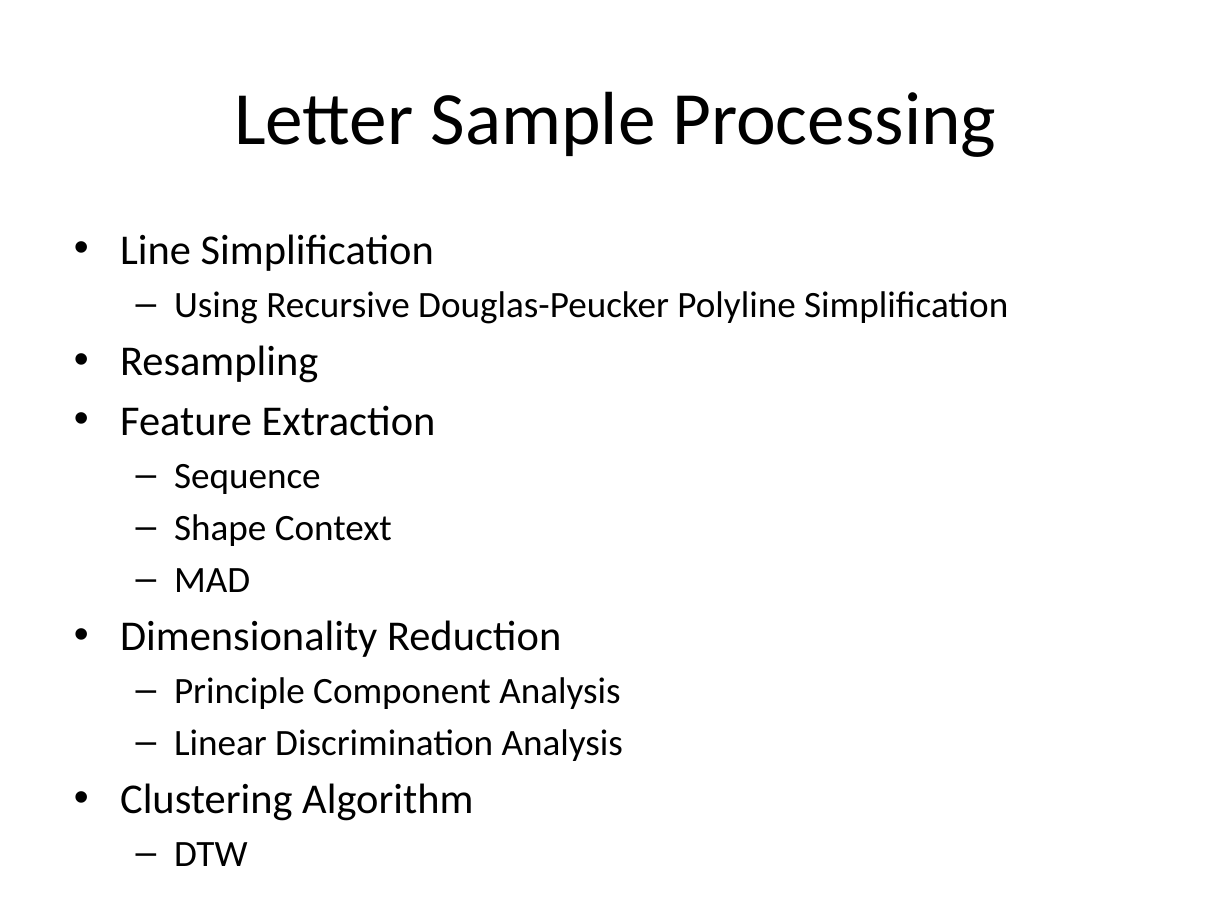
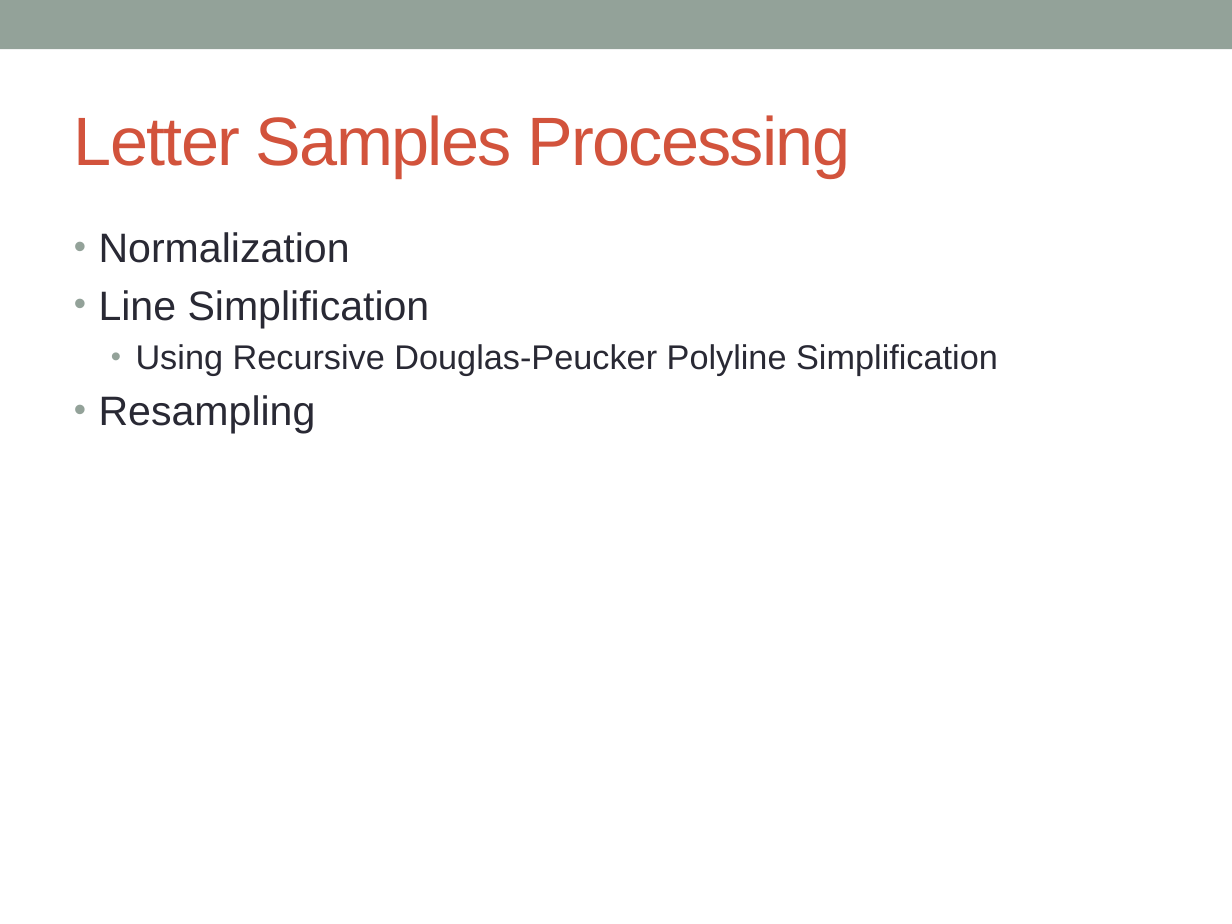
Before and after one commit to kourgeorge/arabic-icr, a slide deck: slide 22 of Thesis/Just In Time Arabic Handwriting Recognition.pptx (slide 18 before the commit). Drawn at 1232x924 pixels with LibreOffice and Linux fonts; fonts in the diff are those of the drawing. Boxes give left, top, right and bottom in pixels: in the first picture for what was removed or moved away, otherwise in the second. Text is boxed around its words. In the diff, an @@ line names an element or a change of style, - is before the commit and + after.

Commit message:
New recognition process. Progressive segmentation only. The letters recognition is done after the scribing is done.

```diff
--- a/Thesis/Just In Time Arabic Handwriting Recognition.pptx
+++ b/Thesis/Just In Time Arabic Handwriting Recognition.pptx
@@ rectangle added at (0,0,1232,49), fill #93A299 @@
@@ title at (74,115,850,178): text changed; size 44 to 40 pt; font Calibri to Arial; text colour #000000 to #D2533C @@
-Letter Sample Processing
+Letter Samples Processing
@@ text at (99,232,350,263): paragraph added @@
+• Normalization
@@ text at (99,290,998,434): size 24.8 to 24 pt in "Line Simplification", "Resampling"; font Calibri to Arial, text colour #000000 to #292934 in "Line Simplification", "Using Recursive Douglas-Peucker Polyline Simplification", "Resampling"; size 21.7 to 20 pt in "Using Recursive Douglas-Peucker Polyline Simplification"; indent changed; bullet – to • @@
@@ text at (120,405,623,821): paragraphs removed @@
-• Feature Extraction
-  – Sequence
-  – Shape Context
-  – MAD
-• Dimensionality Reduction
-  – Principle Component Analysis
-  – Linear Discrimination Analysis
-• Clustering Algorithm
-  – DTW
```
Also in this commit, not shown: 17 other slides changed, 7 slides added, 2 slides removed, 4 other files.
